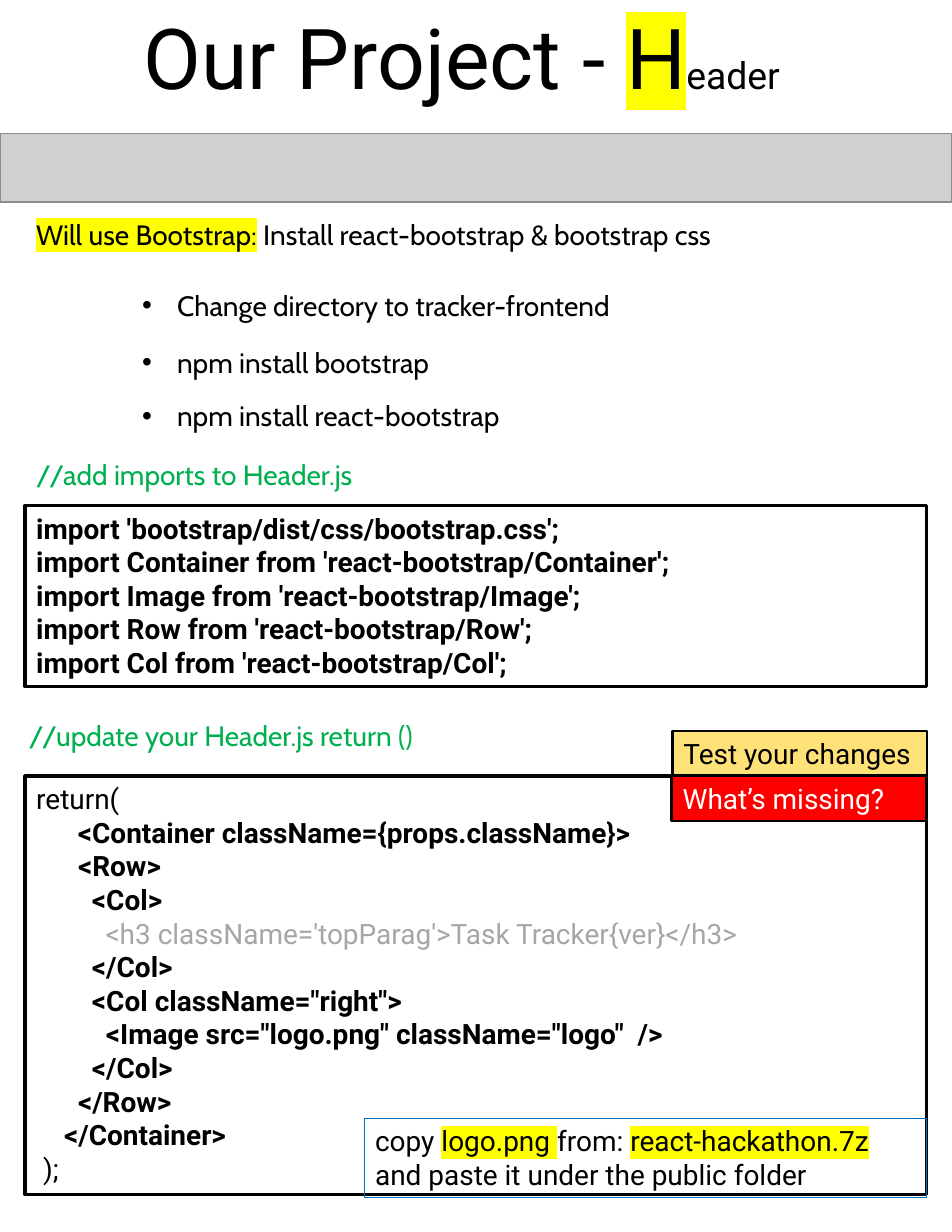
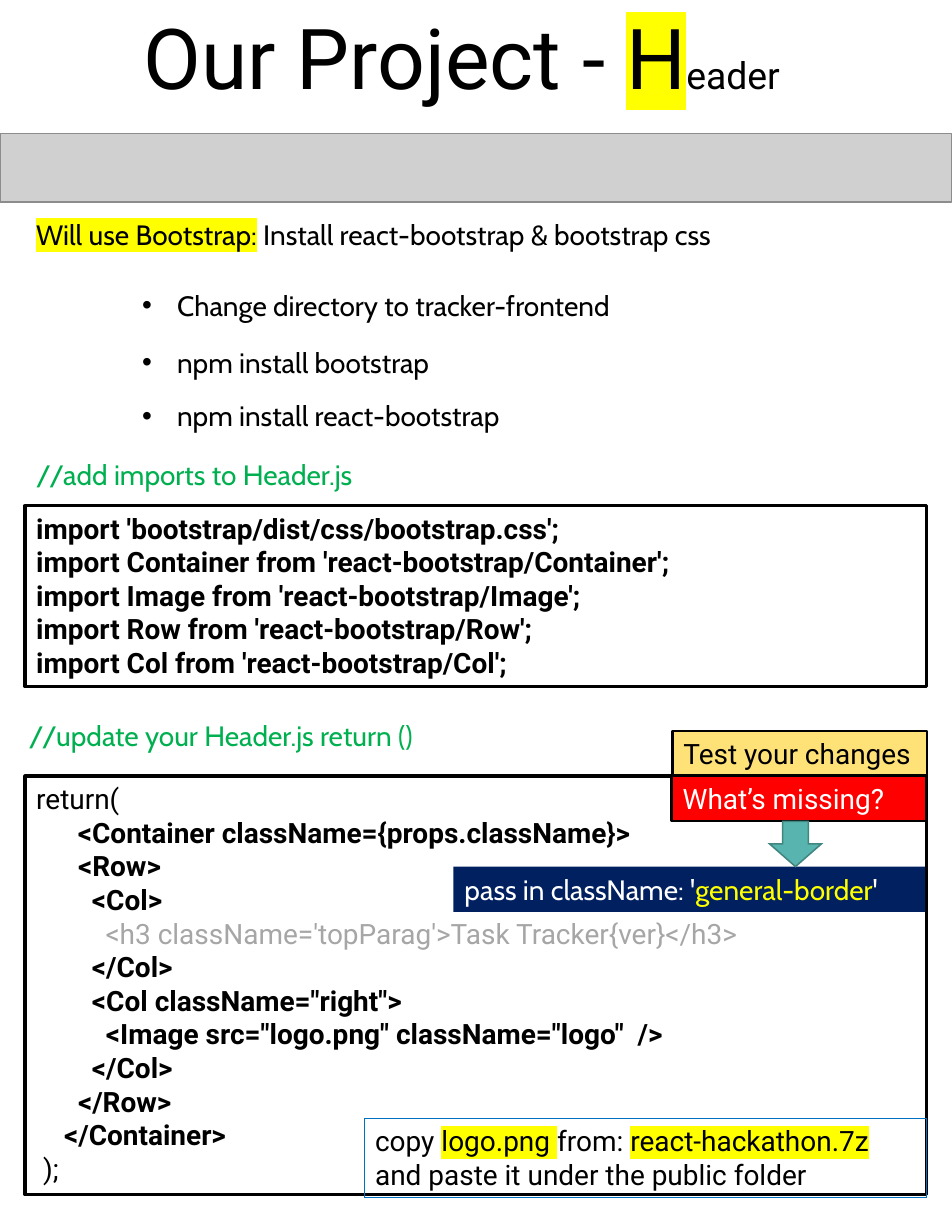
Before and after one commit to scorpion0511/mytracker, a slide deck: slide 31 of doc/React.pptx. Drawn at 952x1232 pixels with LibreOffice and Linux fonts; fonts in the diff are those of the drawing; grey boxes stand for pictures. Boxes give left, top, right and bottom in pixels: in the first picture for what was removed or moved away, otherwise in the second. Text is boxed around its words. In the diff, an @@ line names an element or a change of style, - is before the commit and + after.

```diff
--- a/doc/React.pptx
+++ b/doc/React.pptx
@@ down arrow added at box(769, 821, 821, 866), fill #58B4AE, outline #418581 1 pt @@
@@ rectangle added at box(454, 867, 925, 912), fill #002060, 18 pt, text #FFFFFF @@
+pass in className: 'general-border'
```
Also in this commit, not shown: 6 other slides changed, 1 slide added, 1 slide removed, 1 other file.
